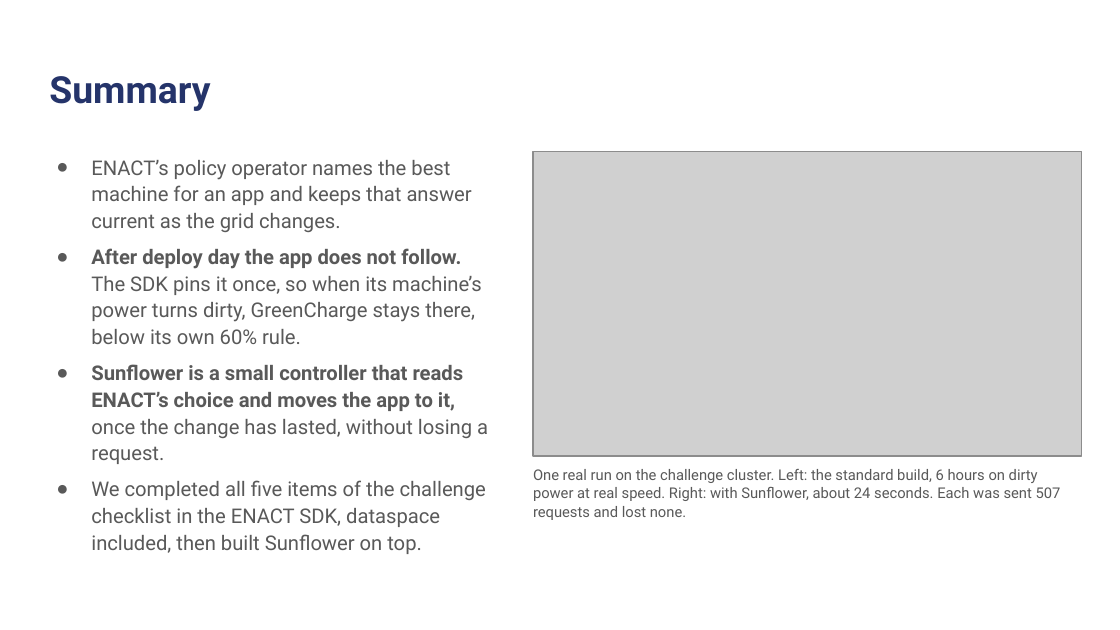
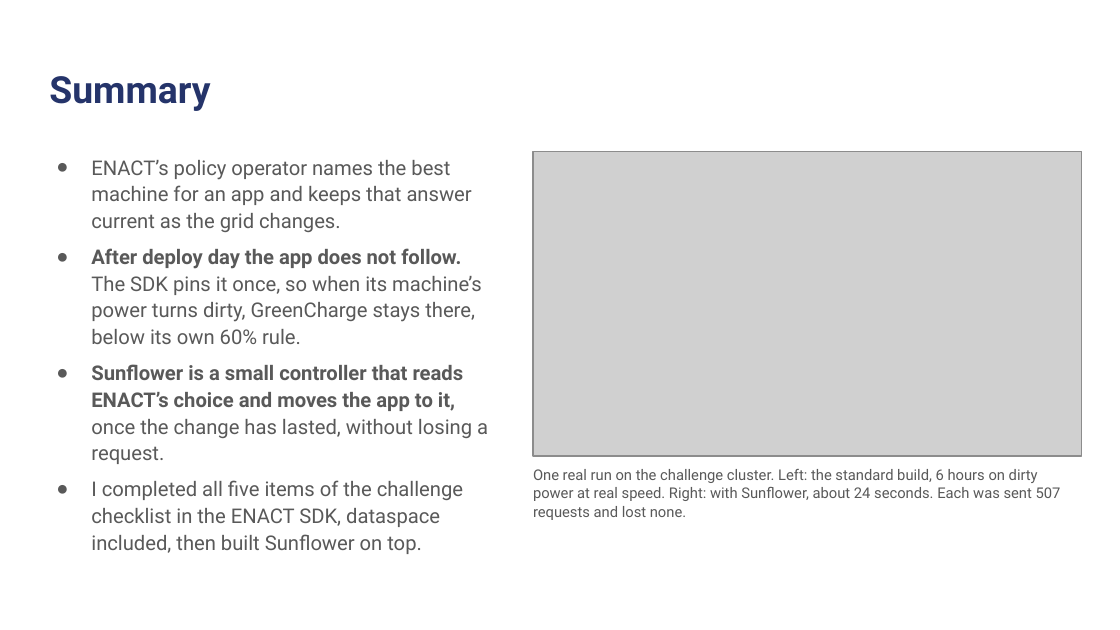
Before and after one commit to kinnuworks/sunflower-enact, a slide deck: slide 3 of docs/slides/Sunflower-VelesHack.pptx. Drawn at 1120x630 pixels with LibreOffice and Linux fonts; fonts in the diff are those of the drawing; grey boxes stand for pictures; background and template pictures are left out. Boxes give left, top, right and bottom in pixels: in the first picture for what was removed or moved away, otherwise in the second. Text is boxed around its words. In the diff, an @@ line names an element or a change of style, - is before the commit and + after.

```diff
--- a/docs/slides/Sunflower-VelesHack.pptx
+++ b/docs/slides/Sunflower-VelesHack.pptx
@@ text at (91, 480, 463, 554): text changed @@
-● We completed all five items of the challenge checklist in the ENACT SDK, dataspace included, then built Sunflower on top.
+● I completed all five items of the challenge checklist in the ENACT SDK, dataspace included, then built Sunflower on top.
```
Also in this commit, not shown: 2 other slides changed, 11 other files.
